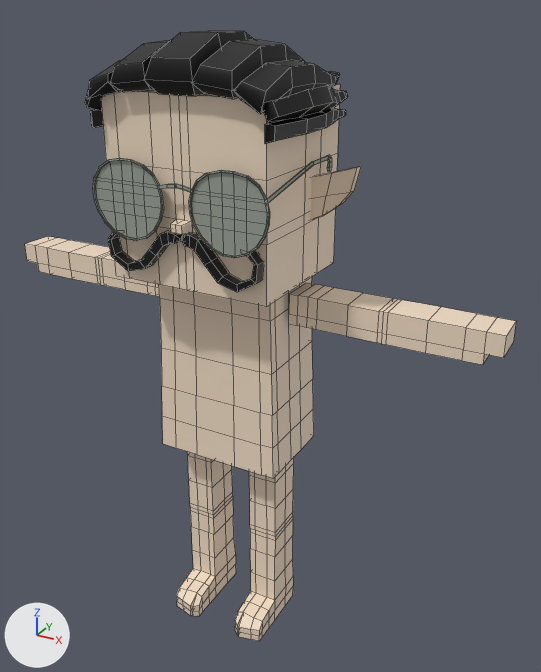
The FBX model mustachiorascals/fbx/aff18729-58ee-4a11-aed4-d7d0bbde1451.fbx: old version first, new version second.
Rendered twice from a camera (50 mm lens) standing at (0.0174, -0.0272, 0.0304) and looking at (0.0013, 0.0022, 0.0157). Arrows for +X, +Y and +Z are at lower left; the lights stay in place. Mesh edges are drawn as thin lines. Where no turn or scale is listed for an object, it has been applied to the vertices.

Names of what the first picture shows: 'e_4', 'ew_round_1', 'h_pushed_back', 'm_strongman', 'mustachio_arms', 'mustachio_body', 'mustachio_head', 'mustachio_legs'.
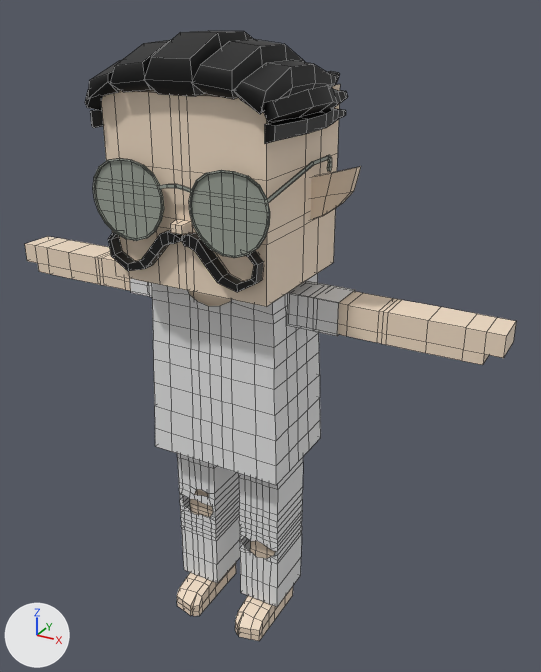
Where the change shows, as pixel boxes [x1, y1, x2, y2] in the pictures (541 x 672 px):
'c_shirt_1', added
    after: [152, 273, 321, 485]
'c_rippedjeans', added
    after: [177, 453, 303, 607]
'c_shirt_2', added
    after: [130, 279, 355, 336]
'mustachio_body', unchanged, covered by the edit
    before: [159, 277, 314, 478]
    after: [188, 291, 231, 306]
'mustachio_legs', unchanged, covered by the edit
    before: [177, 452, 294, 641]
    after: [177, 489, 293, 641]

Patch to the scene script:
```diff
--- a/mustachiorascals/fbx/aff18729-58ee-4a11-aed4-d7d0bbde1451.fbx.py
+++ b/mustachiorascals/fbx/aff18729-58ee-4a11-aed4-d7d0bbde1451.fbx.py
@@ mat_lower_garment @@
+mat_lower_garment = principled_material('lower_garment')
+mat_lower_garment.base_color = (0.8, 0.8, 0.8)  # white #e7e7e7
@@ mat_upper_garment_1 @@
+mat_upper_garment_1 = principled_material('upper_garment_1')
+mat_upper_garment_1.base_color = (0.8, 0.8, 0.8)  # white #e7e7e7
@@ me_mesh_003_1 @@
+me_mesh_003_1.from_pydata(...)  # 277 vertices, 244 faces; spans x -0.00297..0.00299, y -0.00021..0.00257, z 0.0014..0.01069
+me_mesh_003_1.materials.append(mat_lower_garment)  # white #e7e7e7
@@ me_mesh_010 @@
+me_mesh_010.from_pydata(...)  # 24 vertices, 18 faces; spans x -0.00561..0.00561, y 0.00027..0.00209, z 0.01737..0.01893
+me_mesh_010.materials.append(mat_upper_garment_1)  # white #e7e7e7
@@ me_mesh_009 @@
+me_mesh_009.from_pydata(...)  # 230 vertices, 212 faces; spans x -0.00349..0.00349, y -0.0013..0.00353, z 0.00994..0.01894
+me_mesh_009.materials.append(mat_upper_garment_1)  # white #e7e7e7
@@ ob_c_rippedjeans @@
+ob_c_rippedjeans = bpy.data.objects.new('c_rippedjeans', me_mesh_003_1)
+ob_c_rippedjeans.location = (0.0, 0.0, 0.0)
@@ ob_c_shirt_2 @@
+ob_c_shirt_2 = bpy.data.objects.new('c_shirt_2', me_mesh_010)
+ob_c_shirt_2.location = (0.0, 0.0, 0.0)
@@ ob_c_shirt_1 @@
+ob_c_shirt_1 = bpy.data.objects.new('c_shirt_1', me_mesh_009)
+ob_c_shirt_1.location = (0.0, 0.0, 0.0)
```
